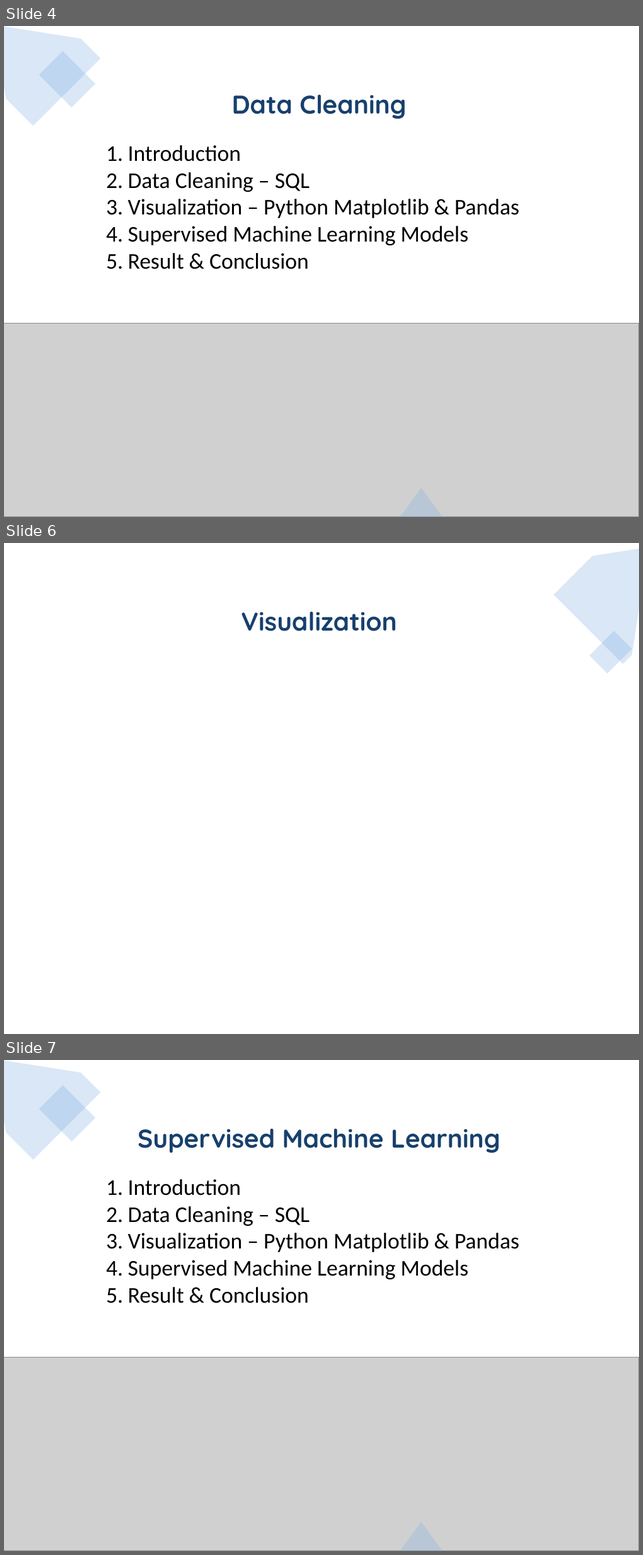
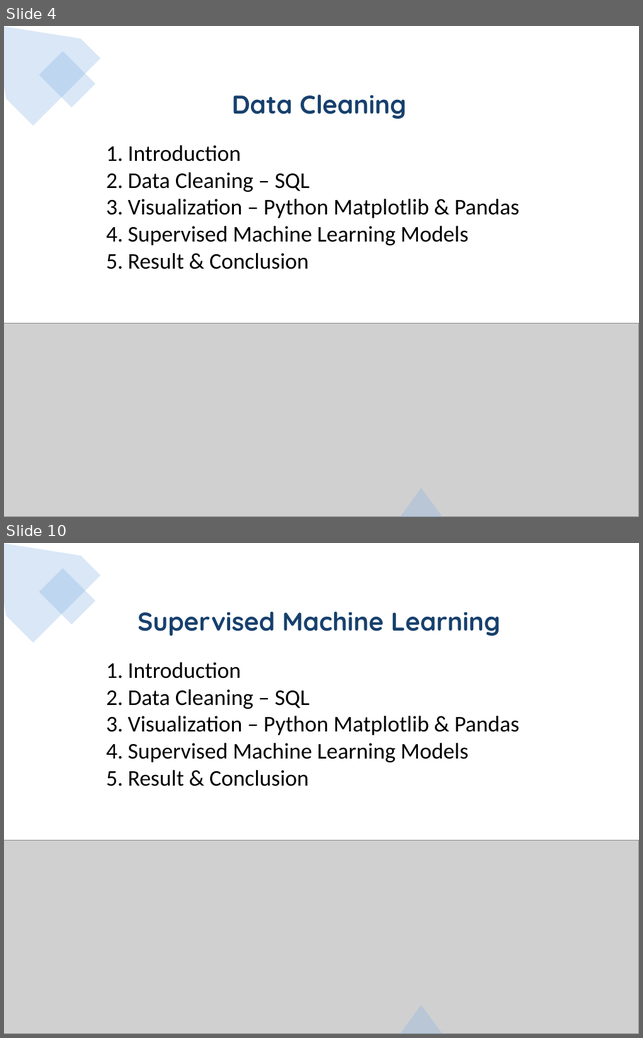
Before and after one commit to jojoalva/Stroke-Project-4, a slide deck: Project4_presentation_draft.pptx. Shown one above the other, each under a label of ours: slides 4, 6 and 7 before the commit, slides 4 and 10 after it; the slides between them are not shown. The pictures are 643x1555 and 643x1038 pixels, drawn with LibreOffice and Linux fonts; fonts in the diff are those of the drawing; grey boxes stand for pictures. Boxes give left, top, right and bottom in pixels: in the first picture for what was removed or moved away, otherwise in the second. Text is boxed around its words. In the diff, an @@ line names an element or a change of style, - is before the commit and + after.

```diff
--- a/Project4_presentation_draft.pptx
+++ b/Project4_presentation_draft.pptx
@@ slide 6 removed at (4,543,639,1034), background #FFFFFF; not listed: 2 template elements that a slide beside it also shows @@
@@ rectangle removed at (4,543,639,1034) @@
@@ freeform shape removed at (554,543,639,664) @@
@@ text removed at (241,612,396,631) @@
-Visualization
@@ rectangle removed at (589,631,632,673) @@
@@ triangle removed at (74,953,192,1034) @@
@@ rectangle removed at (135,970,192,1026) @@
@@ what was slide 7 is now slide 10 @@
```
Also in this commit, not shown: 5 slides added, 1 other slide removed, 18 other files.
